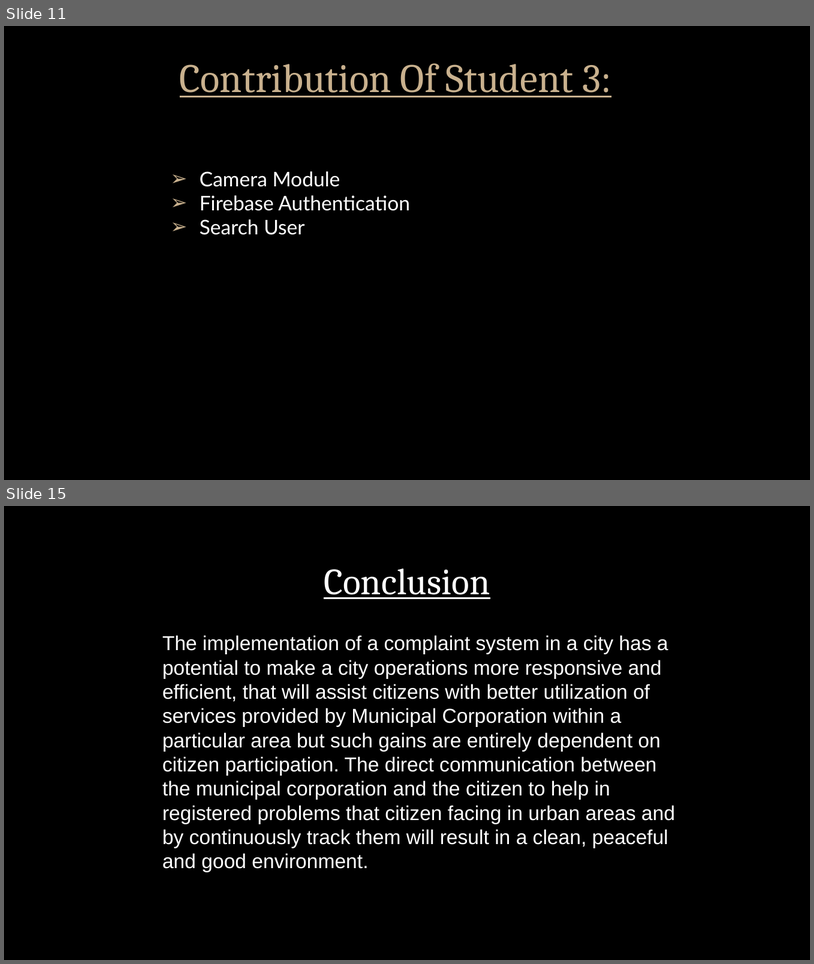
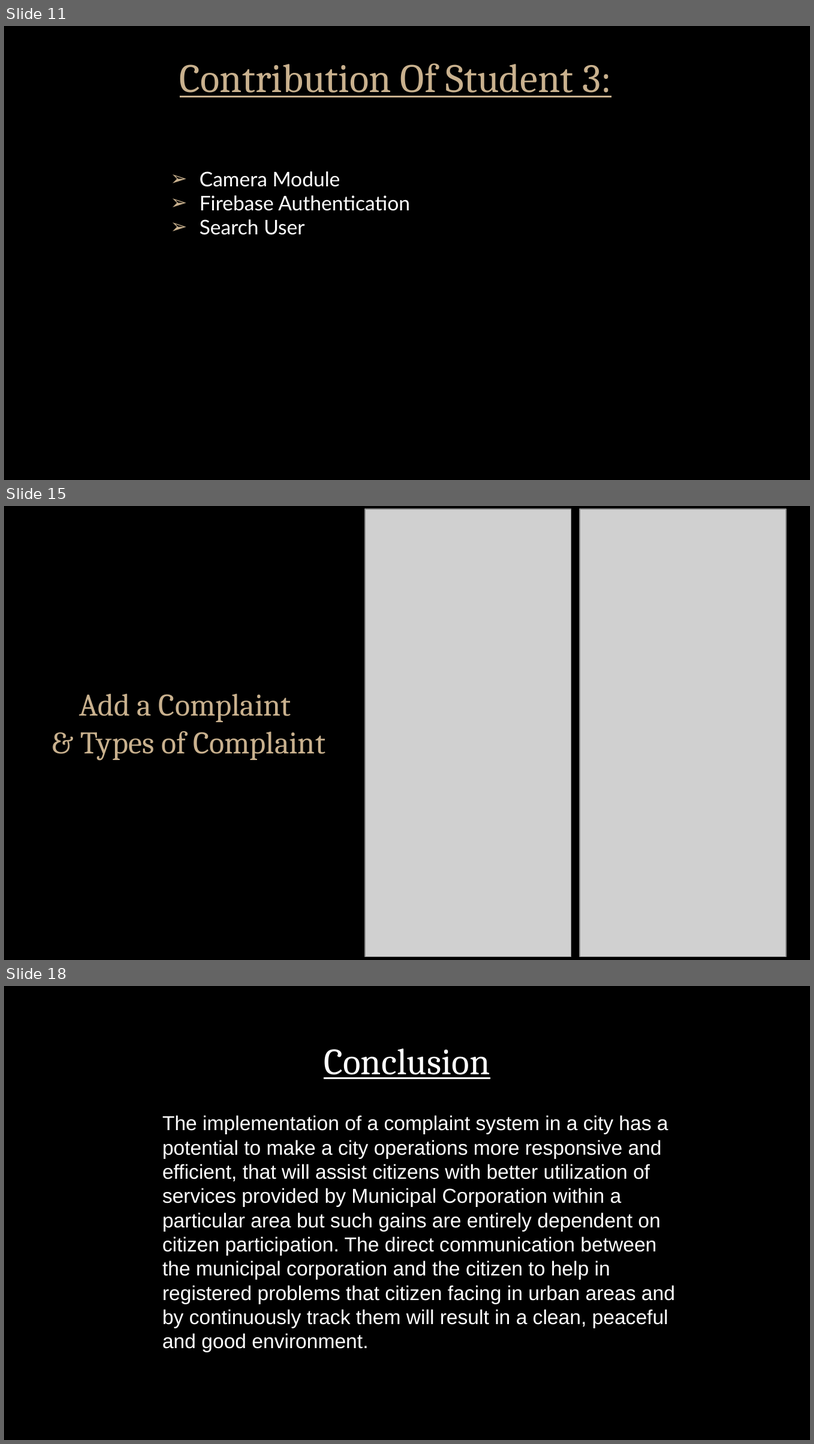
Before and after one commit to rajesh1480/Mini---Project, a slide deck: Mini2.0.pptx. Shown one above the other, each under a label of ours: slides 11 and 15 before the commit, slides 11, 15 and 18 after it; the slides between them are not shown. The pictures are 814x964 and 814x1444 pixels, drawn with LibreOffice and Linux fonts; fonts in the diff are those of the drawing; grey boxes stand for pictures; background and template pictures are left out. Boxes give left, top, right and bottom in pixels: in the first picture for what was removed or moved away, otherwise in the second. Text is boxed around its words. In the diff, an @@ line names an element or a change of style, - is before the commit and + after.

```diff
--- a/Mini2.0.pptx
+++ b/Mini2.0.pptx
@@ slide 15 added at box(4, 506, 810, 960), background picture (left out) @@
@@ picture added at box(365, 509, 572, 957) @@
@@ picture added at box(580, 509, 786, 957) @@
@@ title added at box(79, 693, 326, 760), 28 pt, text #C9B18E @@
+Add a Complaint
+& Types of Complaint
@@ what was slide 15 is now slide 18 @@
```
Also in this commit, not shown: 4 slides changed, 2 other slides added.
